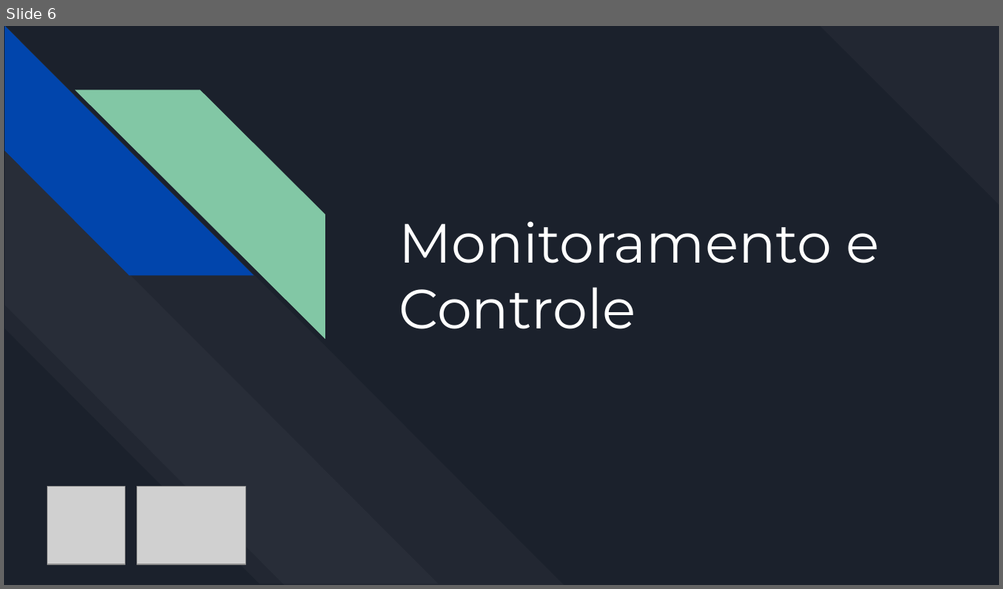
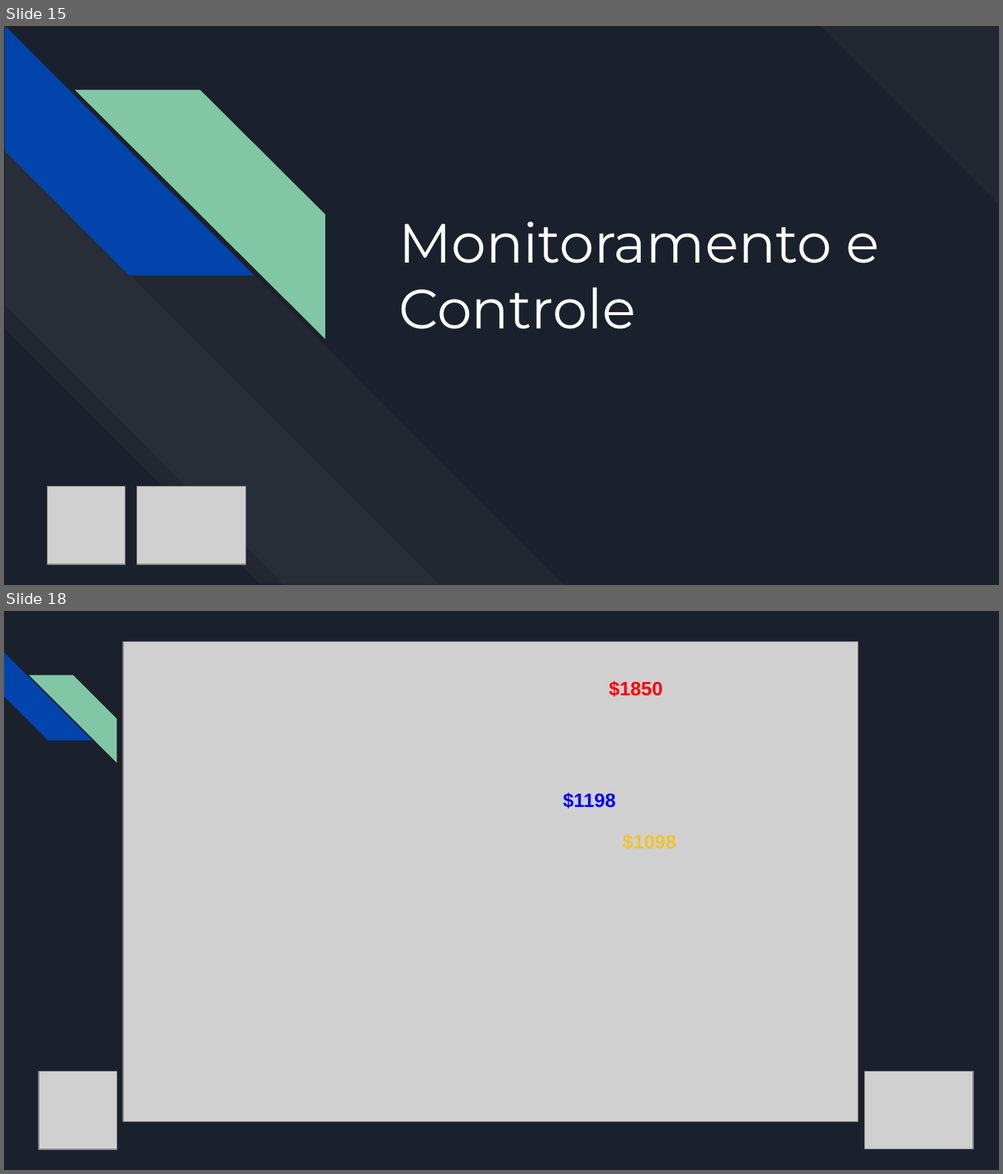
Before and after one commit to junglejf/Damas, a slide deck: ES 2 Python Files/Apresentação 2.pptx. Shown one above the other, each under a label of ours: slide 6 before the commit, slides 15 and 18 after it; the slides between them are not shown. The pictures are 1003x589 and 1003x1174 pixels, drawn with LibreOffice and Linux fonts; fonts in the diff are those of the drawing; grey boxes stand for pictures. Boxes give left, top, right and bottom in pixels: in the first picture for what was removed or moved away, otherwise in the second. Text is boxed around its words. In the diff, an @@ line names an element or a change of style, - is before the commit and + after.

```diff
--- a/ES 2 Python Files/Apresentação 2.pptx
+++ b/ES 2 Python Files/Apresentação 2.pptx
@@ slide 18 added at [4,611,999,1170], background #1B212C @@
@@ diag stripe added at [4,652,91,741], fill #0145AC @@
@@ picture added at [123,642,857,1122] @@
@@ diag stripe added at [29,675,116,762], fill #82C7A5 @@
@@ text added at [609,681,663,697], 14 pt, text #FF0000, bold @@
+$1850
@@ text added at [563,792,615,809], 14 pt, text #0000FF, bold @@
+$1198
@@ text added at [623,834,677,850], 14 pt, text #F1C232, bold @@
+$1098
@@ picture added at [39,1071,116,1149] @@
@@ picture added at [865,1071,973,1149] @@
@@ what was slide 6 is now slide 15 @@
```
Also in this commit, not shown: 4 slides changed, 15 other slides added, 7 slides removed.
